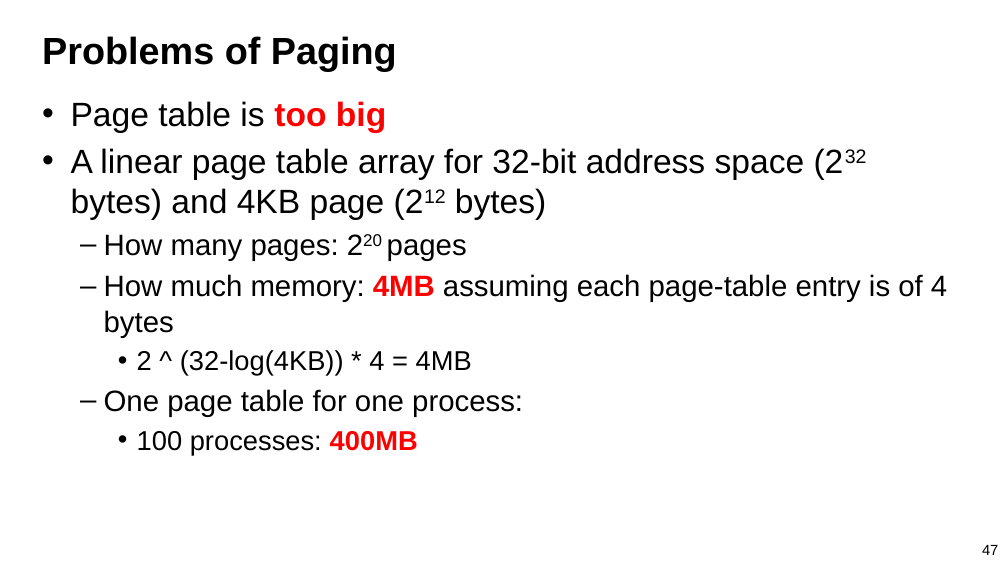
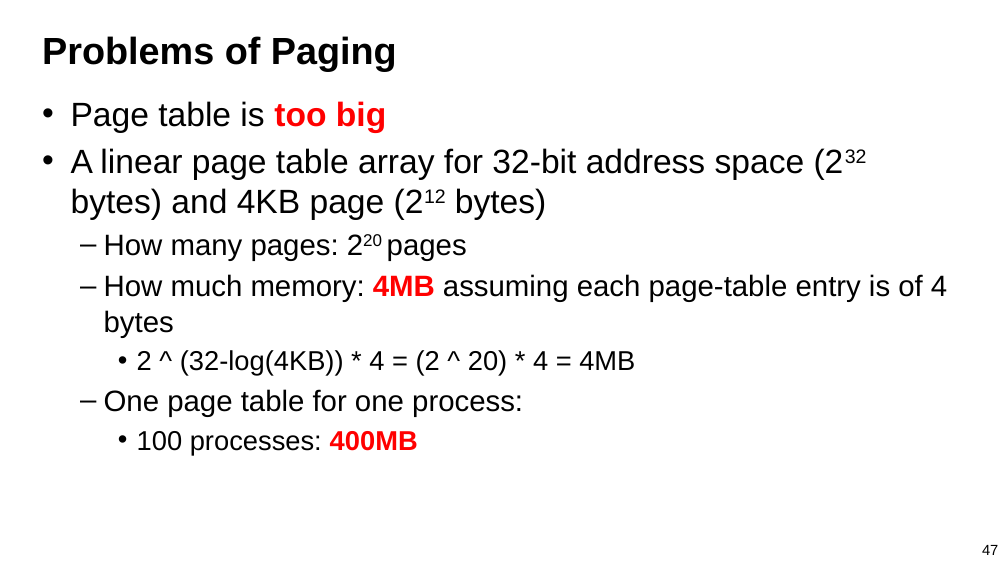
Before and after one commit to guhofstra/CSC256Fa25, a slide deck: slide 47 of PPTs/L8-Memory System II Paging.pptx. Drawn at 1008x567 pixels with LibreOffice and Linux fonts; fonts in the diff are those of the drawing. Boxes give left, top, right and bottom in pixels: in the first picture for what was removed or moved away, otherwise in the second. Text is boxed around its words. In the diff, an @@ line names an element or a change of style, - is before the commit and + after.

```diff
--- a/PPTs/L8-Memory System II Paging.pptx
+++ b/PPTs/L8-Memory System II Paging.pptx
@@ text at (x1=137, y1=350, x2=635, y2=375): text changed @@
-    • 2 ^ (32-log(4KB)) * 4 = 4MB
+    • 2 ^ (32-log(4KB)) * 4 = (2 ^ 20) * 4 = 4MB
```
Also in this commit, not shown: 10 other slides changed, 5 slides removed, 3 other files.
